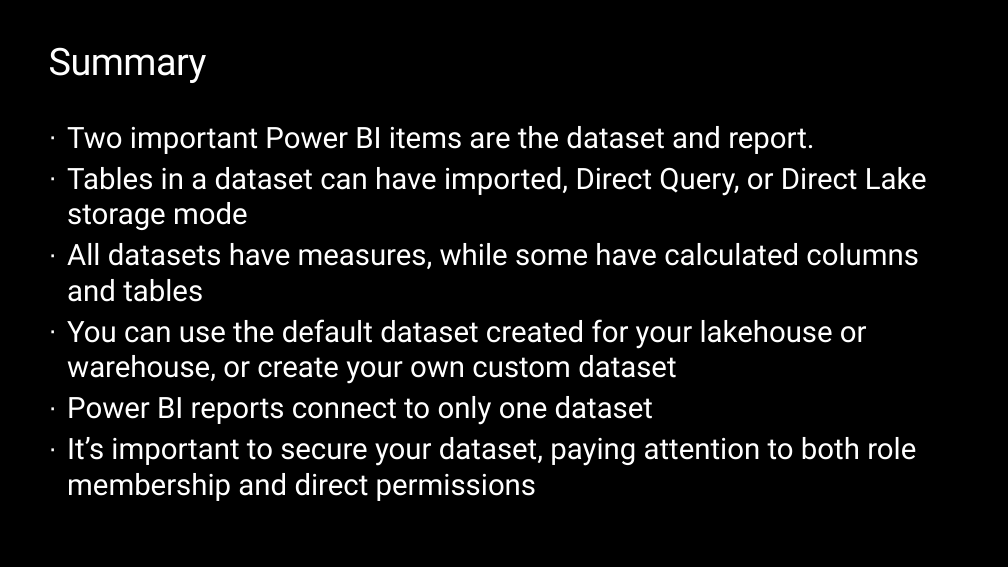
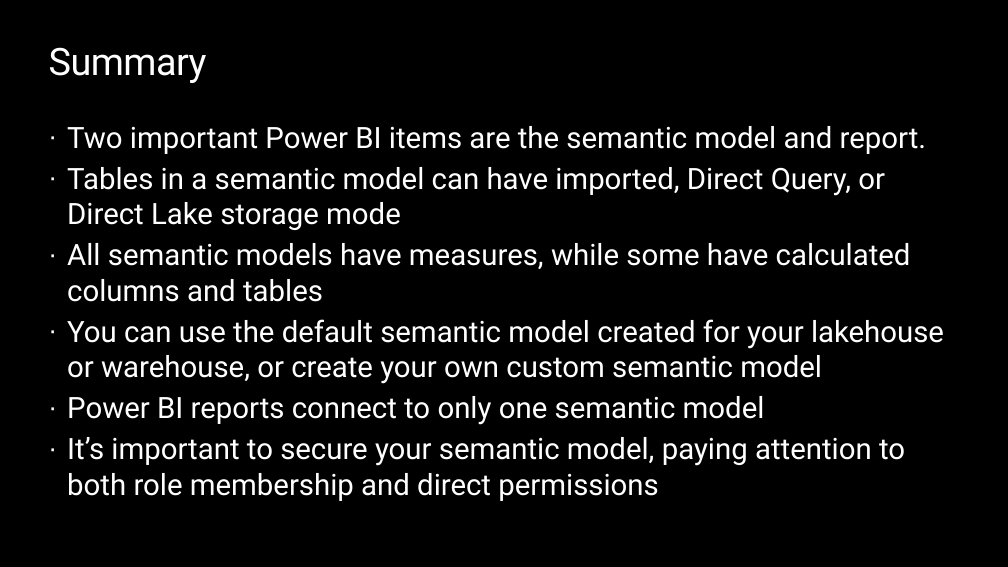
Before and after one commit to opsgility/fabric, a slide deck: slide 19 of slides/Dantoni-Opsgility-MSFabric-Module11.pptx. Drawn at 1008x567 pixels with LibreOffice and Linux fonts; fonts in the diff are those of the drawing; background and template pictures are left out. Boxes give left, top, right and bottom in pixels: in the first picture for what was removed or moved away, otherwise in the second. Text is boxed around its words. In the diff, an @@ line names an element or a change of style, - is before the commit and + after.

```diff
--- a/slides/Dantoni-Opsgility-MSFabric-Module11.pptx
+++ b/slides/Dantoni-Opsgility-MSFabric-Module11.pptx
@@ text at (x1=67, y1=126, x2=944, y2=501): text changed @@
-· Two important Power BI items are the dataset and report.
-· Tables in a dataset can have imported, Direct Query, or Direct Lake storage mode
-· All datasets have measures, while some have calculated columns and tables
-· You can use the default dataset created for your lakehouse or warehouse, or create your own custom dataset
-· Power BI reports connect to only one dataset
-· It’s important to secure your dataset, paying attention to both role membership and direct permissions
+· Two important Power BI items are the semantic model and report.
+· Tables in a semantic model can have imported, Direct Query, or Direct Lake storage mode
+· All semantic models have measures, while some have calculated columns and tables
+· You can use the default semantic model created for your lakehouse or warehouse, or create your own custom semantic model
+· Power BI reports connect to only one semantic model
+· It’s important to secure your semantic model, paying attention to both role membership and direct permissions
```
Also in this commit, not shown: 14 other slides changed, 8 other files.
